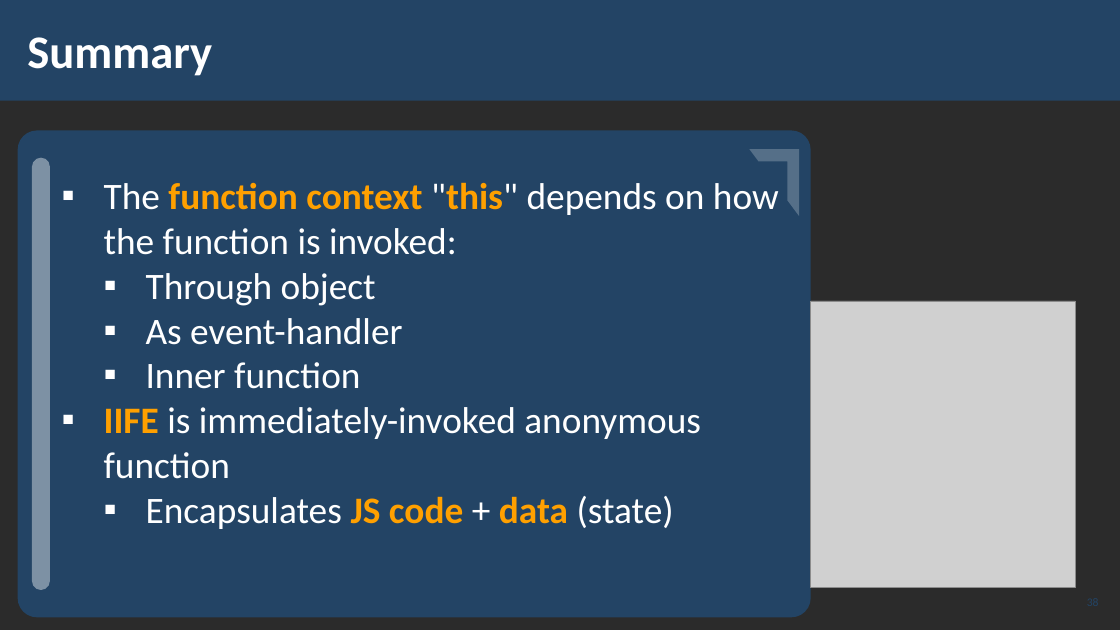
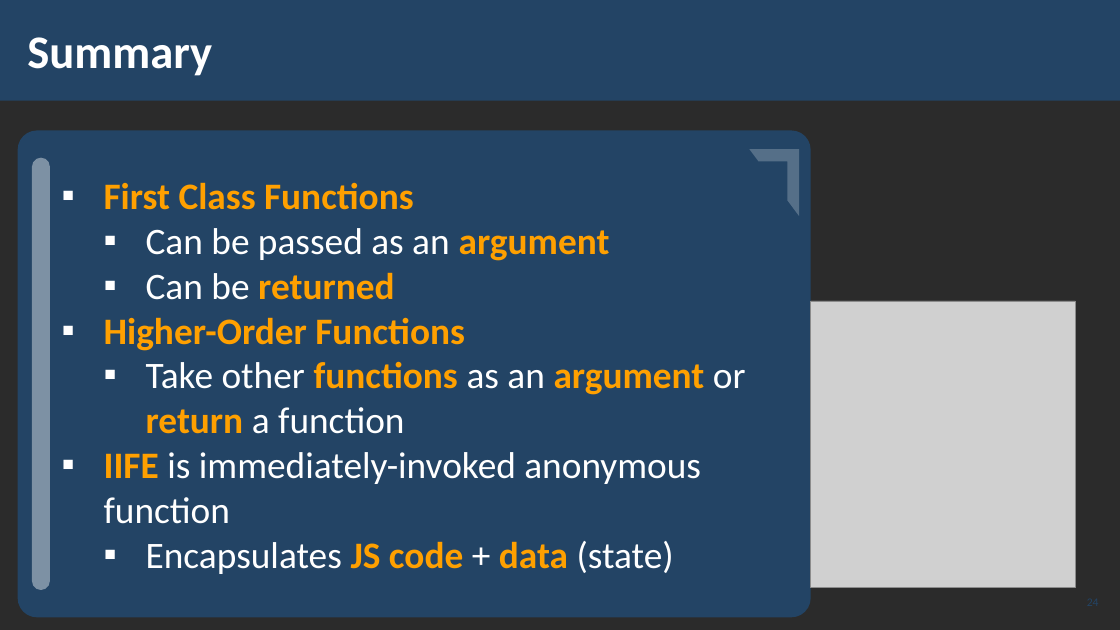
Before and after one commit to ErayErol/Software-University-Courses, a slide deck: slide 24 of JS Advanced - 2019.09.16/04. Advanced Functions/LAB/JS-Advanced-Advanced-Functions.pptx (slide 38 before the commit). Drawn at 1120x630 pixels with LibreOffice and Linux fonts; fonts in the diff are those of the drawing; grey boxes stand for pictures; background and template pictures are left out; a plain dark background stands for a picture behind light text. Boxes give left, top, right and bottom in pixels: in the first picture for what was removed or moved away, otherwise in the second. Text is boxed around its words. In the diff, an @@ line names an element or a change of style, - is before the commit and + after.

```diff
--- a/JS Advanced - 2019.09.16/04. Advanced Functions/LAB/JS-Advanced-Advanced-Functions.pptx
+++ b/JS Advanced - 2019.09.16/04. Advanced Functions/LAB/JS-Advanced-Advanced-Functions.pptx
@@ text at (104,182,746,434): text changed; text colour #FFFFFF to #FFA000; bold on @@
-▪ The function context "this" depends on how
-  the function is invoked:
-  ▪ Through object
-  ▪ As event-handler
-  ▪ Inner function
+▪ First Class Functions
+  ▪ Can be passed as an argument
+  ▪ Can be returned
+▪ Higher-Order Functions
+  ▪ Take other functions as an argument or return a function as a result
```
Also in this commit, not shown: 14 other slides changed, 6 slides added, 20 slides removed, 3 other files.
